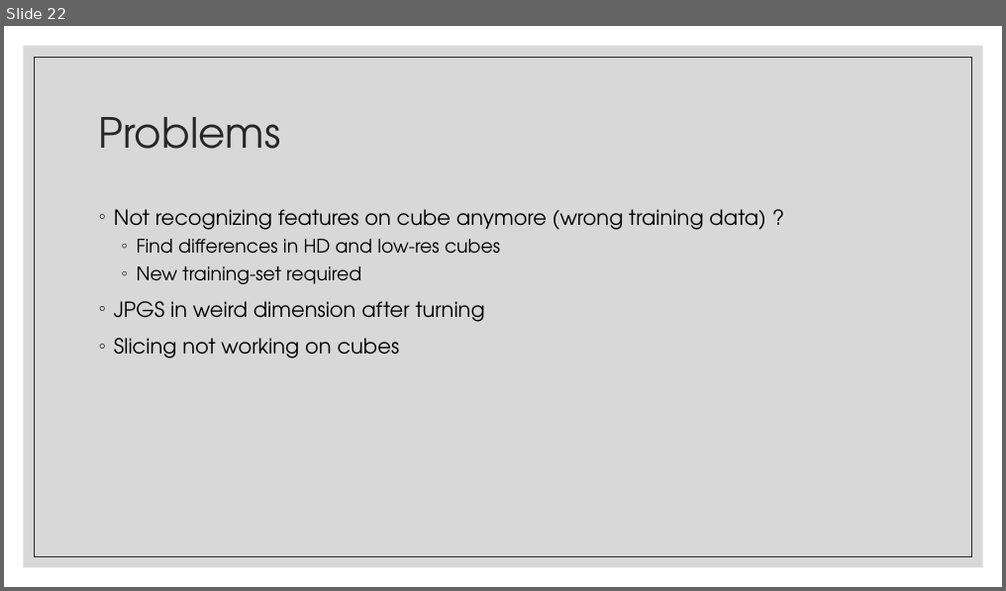
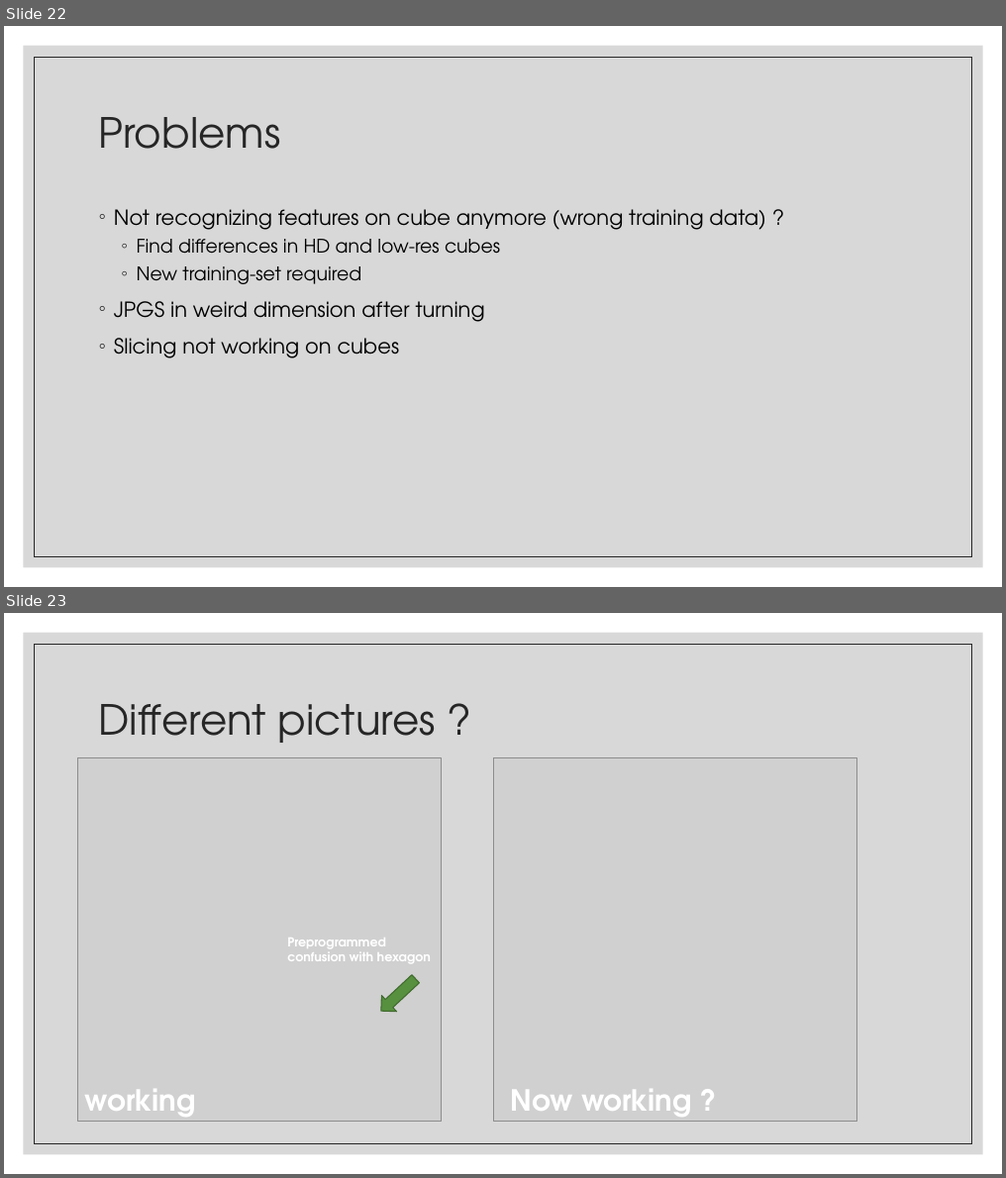
Before and after one commit to JanNalivaika/SSD_EXT, a slide deck: SSD Feature Detection Selling points.pptx. Shown one above the other, each under a label of ours: slide 22 before the commit, slides 22 and 23 after it. The pictures are 1006x591 and 1006x1178 pixels, drawn with LibreOffice and Linux fonts; fonts in the diff are those of the drawing; grey boxes stand for pictures. Boxes give left, top, right and bottom in pixels: in the first picture for what was removed or moved away, otherwise in the second. Text is boxed around its words. In the diff, an @@ line names an element or a change of style, - is before the commit and + after.

```diff
--- a/SSD Feature Detection Selling points.pptx
+++ b/SSD Feature Detection Selling points.pptx
@@ slide 23 added at bbox=[4, 613, 1002, 1174], background #FFFFFF; not listed: 2 template elements that a slide beside it also shows @@
@@ title added at bbox=[99, 704, 436, 743], 40 pt, text #262626 @@
+Different pictures ?
@@ picture added at bbox=[77, 759, 442, 1122] @@
@@ picture added at bbox=[494, 759, 857, 1122] @@
@@ text added at bbox=[287, 938, 431, 963], 12 pt, text #FFFFFF, bold @@
+Preprogrammed confusion with hexagon
@@ down arrow added at bbox=[373, 971, 423, 1019], fill #57903F, outline #406B2F 1 pt @@
@@ text added at bbox=[85, 1089, 196, 1122], 28 pt, text #FFFFFF, bold @@
+working
@@ text added at bbox=[510, 1089, 692, 1122], 28 pt, text #FFFFFF, bold @@
+Now working ?
```
Also in this commit, not shown: 2 other slides added, 5 other files.
